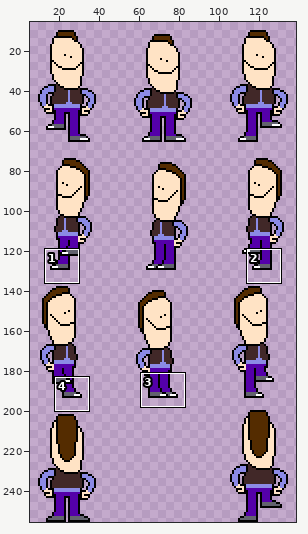
Two states of a sprite sheet, img/characters/$ugly.png. Above: a wide view before the commit, with the close-up outlined.
Close-up. Before the commit:
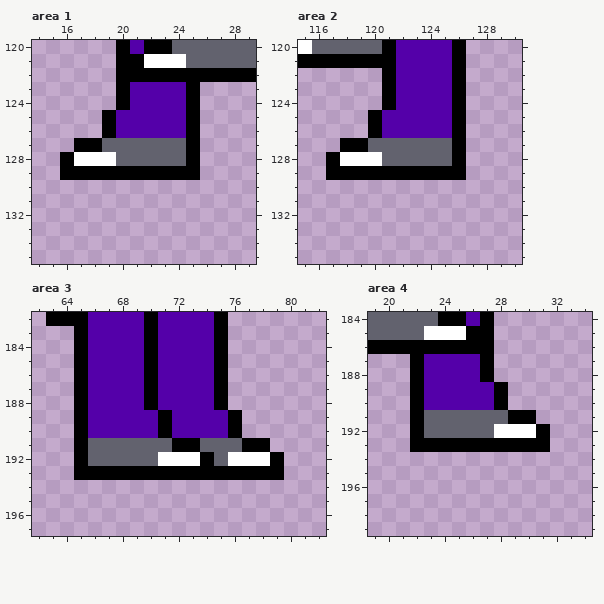
The file is 144x256 pixels. Shown: area 1: x 14..29, y 120..135; area 2: x 115..130, y 120..135; area 3: x 62..82, y 182..197; area 4: x 19..34, y 184..199. The old version is drawn lined up with the new one. The wide view leaves out empty margins. The commit also changed other parts of the picture, which this record leaves out.
After:
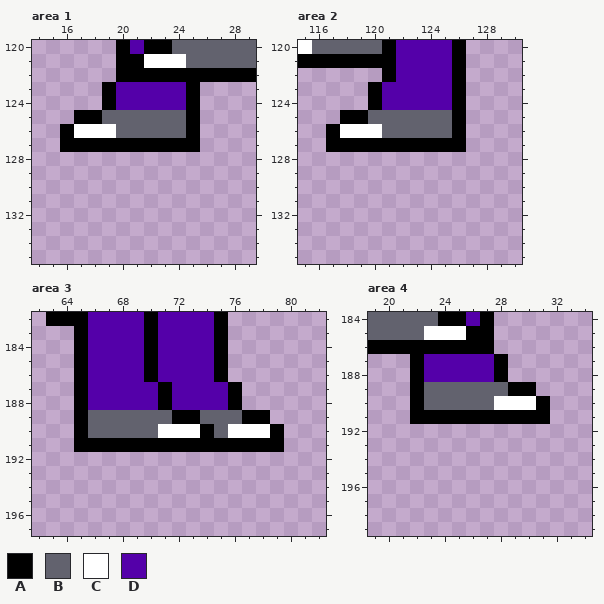
Palette (. is transparent): A #000000  B #62626e  C #ffffff  D #5400a9
Difference:
drawings rearranged on the sheet (the old picture shows each at its new place; 1 dropped ones are not shown)
Area 1:
y 123..124: x 19..20 .A -> AD
y 125: x 17..24 ..ADDDDD -> AABBBBBB
y 126: x 16..24 ...ADDDDD -> ACCCBBBBB
y 127: x 16 . -> A; x 19..24 BBBBBB -> AAAAAA
y 128: x 16..25 ACCCBBBBBA -> ..........
y 129: x 16..25 AAAAAAAAAA -> ..........
Area 2:
y 123..124: x 120..121 .A -> AD
y 125: x 118..125 ..ADDDDD -> AABBBBBB
y 126: x 117..125 ...ADDDDD -> ACCCBBBBB
y 127: x 117 . -> A; x 120..125 BBBBBB -> AAAAAA
y 128: x 117..126 ACCCBBBBBA -> ..........
y 129: x 117..126 AAAAAAAAAA -> ..........
Area 3:
y 187..188: x 70..71 AD -> DA; x 75..76 A. -> DA
y 189: x 66..78 DDDDDADDDDA.. -> BBBBBBAABBBAA
y 190: x 66..79 DDDDDADDDDA... -> BBBBBCCCABCCCA
y 191: x 66..71 BBBBBB -> AAAAAA; x 74..76 BBB -> AAA; x 79 . -> A
y 192: x 65..79 ABBBBBCCCABCCCA -> ...............
y 193: x 65..79 AAAAAAAAAAAAAAA -> ...............
Area 4:
y 187..188: x 27..28 A. -> DA
y 189: x 23..30 DDDDDA.. -> BBBBBBAA
y 190: x 23..31 DDDDDA... -> BBBBBCCCA
y 191: x 23..28 BBBBBB -> AAAAAA; x 31 . -> A
y 192: x 22..31 ABBBBBCCCA -> ..........
y 193: x 22..31 AAAAAAAAAA -> ..........
Pixel boxes of the changes (left, top, right, bottom) in both close-ups:
changed: (60, 82, 200, 180)
changed: (326, 82, 466, 180)
changed: (74, 382, 284, 480)
changed: (410, 354, 550, 452)
